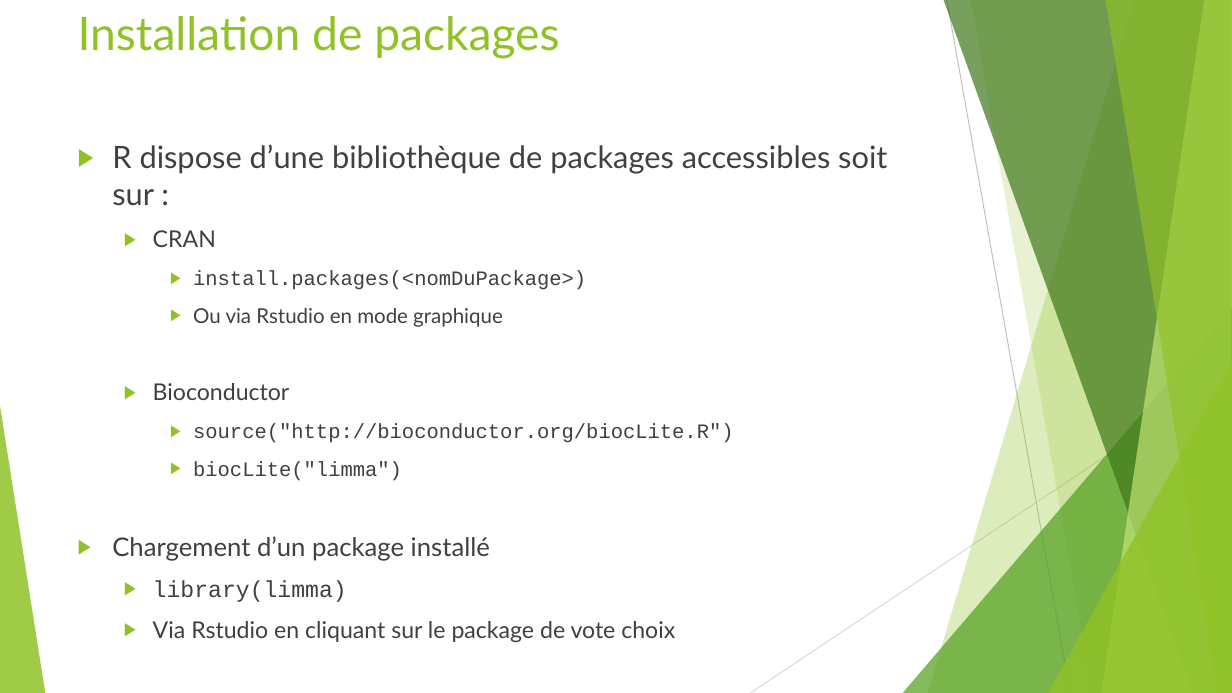
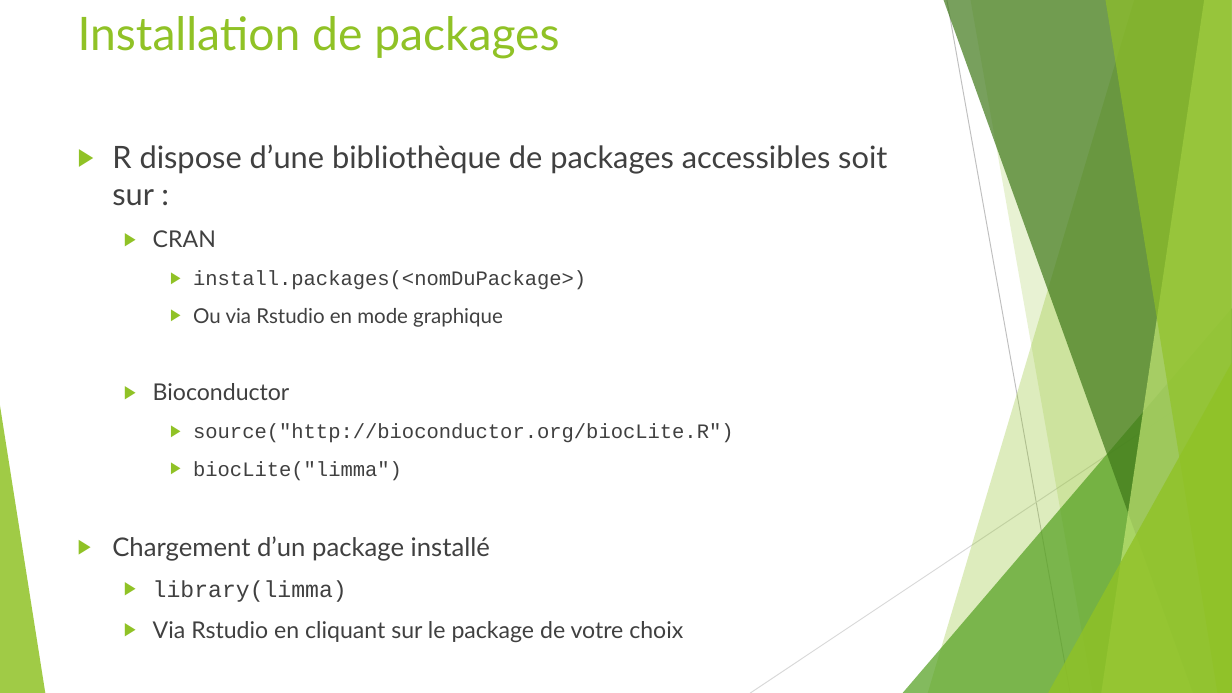
Before and after one commit to PF-BB/Formation-Rrr-juin2017, a slide deck: slide 7 of docs/source/TP2/Session2_slides.pptx. Drawn at 1232x693 pixels with LibreOffice and Linux fonts; fonts in the diff are those of the drawing. Boxes give left, top, right and bottom in pixels: in the first picture for what was removed or moved away, otherwise in the second. Text is boxed around its words. In the diff, an @@ line names an element or a change of style, - is before the commit and + after.

```diff
--- a/docs/source/TP2/Session2_slides.pptx
+++ b/docs/source/TP2/Session2_slides.pptx
@@ text at bbox=[153, 621, 683, 642]: text changed @@
-  ▶ Via Rstudio en cliquant sur le package de vote choix
+  ▶ Via Rstudio en cliquant sur le package de votre choix
```
Also in this commit, not shown: 1 other slide changed, 21 other files.
